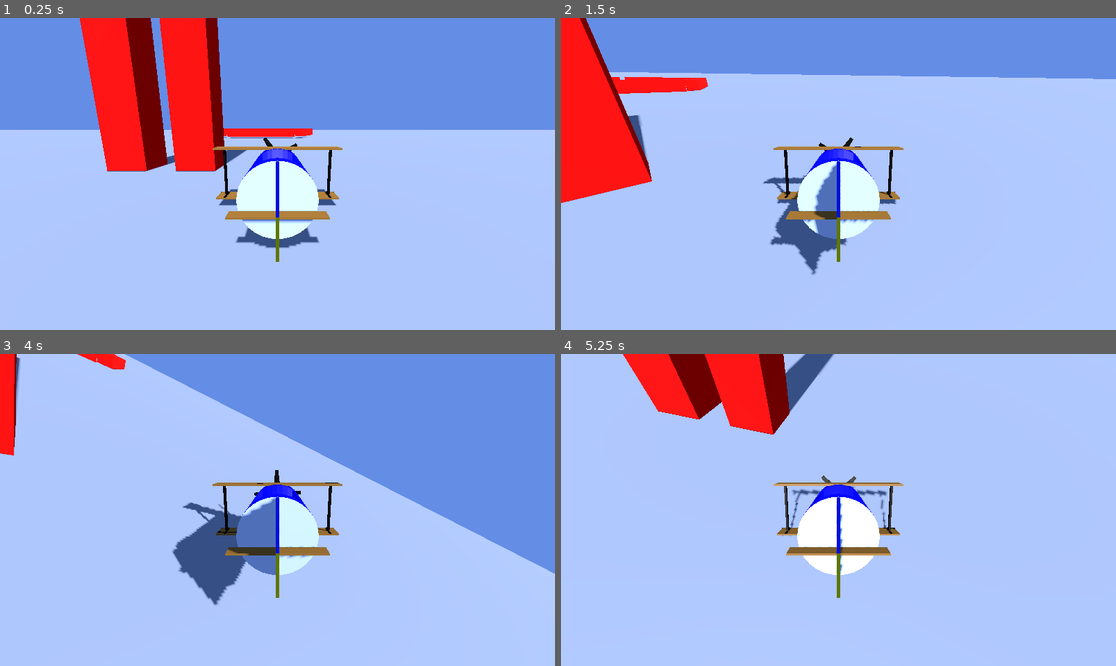
Above: before the commit, frames 1-4 (two rows, left to right).
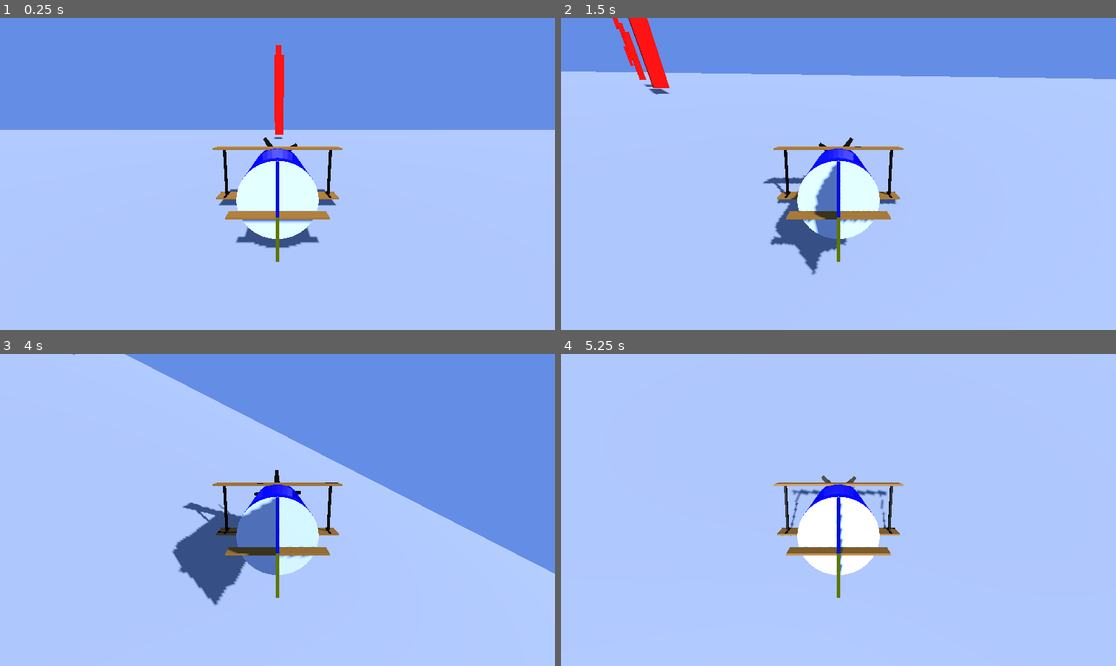
Above: after the commit, the same moments.

Repository: F100cTomas/Flight-Simulator
Game: Godot game, scene res://Scenes/main.tscn
Two runs of this game, one before a commit and one after it. Both use one fixed random seed, a clock stepped at 60 frames per second and the inputs below.
Inputs:
- Up to frame 1 (0.25 s): no input
- Up to frame 2 (1.5 s): hold D (Yaw Right) 0.53-1.28 s; tap E (Roll Clockwise) at 0.6 s; tap Space at 0.77 s; hold W (Pitch Down) from 1.28 s (still down); tap Q (Roll Counter-Clockwise) at 1.35 s
- Up to frame 3 (4 s): tap Space at 1.52, 3.02, 3.77 s; release W (Pitch Down) at 2.03 s; hold D (Yaw Right) 2.03-2.78 s; tap E (Roll Clockwise) at 2.1, 3.6 s; hold S (Pitch Up) 2.78-3.53 s; tap Q (Roll Counter-Clockwise) at 2.85 s; hold A (Yaw Left) from 3.53 s (still down)
- Up to frame 4 (5.25 s): tap Q (Roll Counter-Clockwise) at 4.35 s; tap Space at 4.52 s; release A (Yaw Left) at 5.03 s; hold W (Pitch Down) from 5.03 s (still down); tap E (Roll Clockwise) at 5.1 s

The runs differ from the first frame. In frame 1, 11% of the frame differs, in the area x 14-57%, y 0-50%; in frame 2, 7.9%; in frame 3, 1.2%; in frame 4, 6.3%.

Commit message:
Flappy plane

Diff:
--- a/Scenes/main.tscn
+++ b/Scenes/main.tscn
@@ -41,22 +41,49 @@
 [node name="AudioStreamPlayer3D" type="AudioStreamPlayer3D" parent="."]
 
 [node name="Box" parent="." instance=ExtResource("2_c5y16")]
-transform = Transform3D(1, 0, 0, 0, 1, 0, 0, 0, 1, -6.2137, 11.8191, -9.95882)
+transform = Transform3D(1, 0, 0, 0, 1, 0, 0, 0, 1, 0.560989, 12.8344, -65.6517)
+gravity_scale = 0.0
 
 [node name="Box2" parent="." instance=ExtResource("2_c5y16")]
-transform = Transform3D(1, 0, 0, 0, 1, 0, 0, 0, 1, -11.4317, 11.8191, -9.96921)
+transform = Transform3D(1, 0, 0, 0, 1, 0, 0, 0, 1, 0.560989, 58.213, -65.6517)
+gravity_scale = 0.0
+
+[node name="Box3" parent="." instance=ExtResource("2_c5y16")]
+transform = Transform3D(1, 0, 0, 0, 1, 0, 0, 0, 1, 0.560989, 35.9225, -121.493)
+gravity_scale = 0.0
 
 [node name="Box4" parent="." instance=ExtResource("2_c5y16")]
-transform = Transform3D(-4.37114e-08, 1, 0, -1, -4.37114e-08, 0, -8.88178e-16, 0, 1, -6.2137, 1.41576, -72.1691)
-
-[node name="Box3" parent="." instance=ExtResource("2_c5y16")]
-transform = Transform3D(-1.35076e-08, 0.309017, 0.951057, -1, -4.37114e-08, -8.88178e-16, 4.1572e-08, -0.951057, 0.309017, 12.1398, 1.41575, -85.4317)
+transform = Transform3D(1, 0, 0, 0, 1, 0, 0, 0, 1, 0.560989, 81.301, -121.493)
+gravity_scale = 0.0
 
 [node name="Box5" parent="." instance=ExtResource("2_c5y16")]
-transform = Transform3D(3.53633e-08, -0.809017, 0.587785, -1, -4.37114e-08, 0, 2.56929e-08, -0.587785, -0.809017, 4.74711, 1.41575, -107.672)
+transform = Transform3D(1, 0, 0, 0, 1, 0, 0, 0, 1, 0.560989, 11.9788, -184.39)
+gravity_scale = 0.0
 
 [node name="Box6" parent="." instance=ExtResource("2_c5y16")]
-transform = Transform3D(-1.35076e-08, 0.309017, -0.951057, -1, -4.37114e-08, 0, -4.1572e-08, 0.951057, 0.309017, -25.2578, 1.41575, -85.6526)
+transform = Transform3D(1, 0, 0, 0, 1, 0, 0, 0, 1, 0.560989, 57.3574, -184.39)
+gravity_scale = 0.0
 
 [node name="Box7" parent="." instance=ExtResource("2_c5y16")]
-transform = Transform3D(3.53633e-08, -0.809017, -0.587785, -1, -4.37114e-08, 0, -2.56929e-08, 0.587785, -0.809017, -18.5711, 1.41575, -107.883)
+transform = Transform3D(1, 0, 0, 0, 1, 0, 0, 0, 1, 0.560989, 24.905, -250.774)
+gravity_scale = 0.0
+
+[node name="Box8" parent="." instance=ExtResource("2_c5y16")]
+transform = Transform3D(1, 0, 0, 0, 1, 0, 0, 0, 1, 0.560989, 70.2835, -250.774)
+gravity_scale = 0.0
+
+[node name="Box9" parent="." instance=ExtResource("2_c5y16")]
+transform = Transform3D(1, 0, 0, 0, 1, 0, 0, 0, 1, 0.560989, 58.3659, -343.599)
+gravity_scale = 0.0
+
+[node name="Box10" parent="." instance=ExtResource("2_c5y16")]
+transform = Transform3D(1, 0, 0, 0, 1, 0, 0, 0, 1, 0.560989, 103.744, -343.599)
+gravity_scale = 0.0
+
+[node name="Box11" parent="." instance=ExtResource("2_c5y16")]
+transform = Transform3D(1, 0, 0, 0, 1, 0, 0, 0, 1, 0.560989, 24.0435, -452.797)
+gravity_scale = 0.0
+
+[node name="Box12" parent="." instance=ExtResource("2_c5y16")]
+transform = Transform3D(1, 0, 0, 0, 1, 0, 0, 0, 1, 0.560989, 69.422, -452.797)
+gravity_scale = 0.0
--- a/Scripts/airplane.gd
+++ b/Scripts/airplane.gd
@@ -73,7 +73,7 @@
 			var body = get_slide_collision(i).get_collider()
 			if body is RigidBody3D:
 				destroy(body)
-				var cam: Camera3D = $Camera3D
-				remove_child(cam)
-				$"..".add_child(cam)
-				destroy(self)
+				# var cam: Camera3D = $Camera3D
+				# remove_child(cam)
+				# $"..".add_child(cam)
+				# destroy(self)
